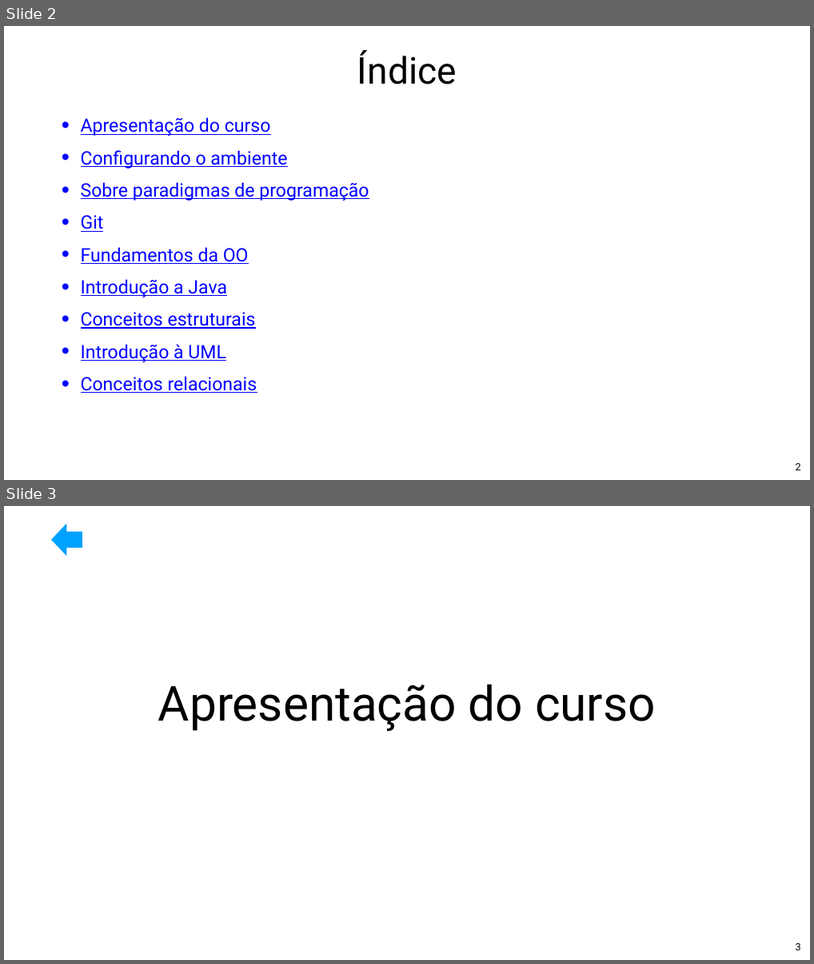
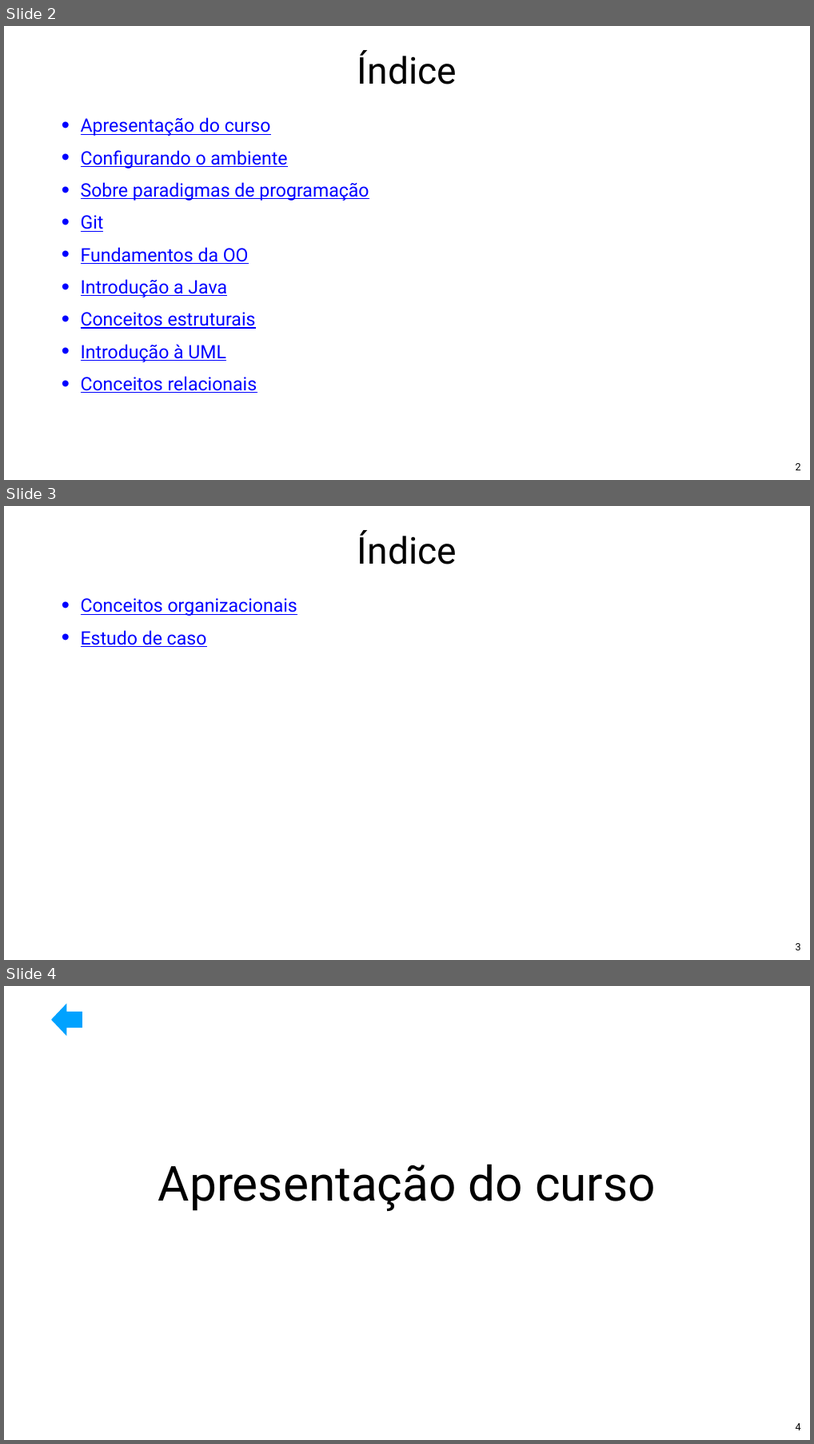
Before and after one commit to Pedrorocha13/2021.1-progoo, a slide deck: materiais/slides.pptx. Shown one above the other, each under a label of ours: slides 2 and 3 before the commit, slides 2, 3 and 4 after it. The pictures are 814x964 and 814x1444 pixels, drawn with LibreOffice and Linux fonts; fonts in the diff are those of the drawing; background and template pictures are left out. Boxes give left, top, right and bottom in pixels: in the first picture for what was removed or moved away, otherwise in the second. Text is boxed around its words. In the diff, an @@ line names an element or a change of style, - is before the commit and + after.

```diff
--- a/materiais/slides.pptx
+++ b/materiais/slides.pptx
@@ slide 3 added at box(4, 506, 810, 960), background picture (left out) @@
@@ title added at box(358, 530, 457, 564), 88 pt, text #000000 @@
+Índice
@@ text added at box(81, 598, 298, 647), 44 pt, text #0000FF, underline @@
+• Conceitos organizacionais
+• Estudo de caso
@@ page number added at box(796, 943, 802, 950), 24 pt, text #000000 @@
+3
@@ what was slide 3 is now slide 4 @@
@@ page number at box(796, 1423, 802, 1430): text changed @@
-3
+4
```
Also in this commit, not shown: 17 other slides added, 51 other files.
